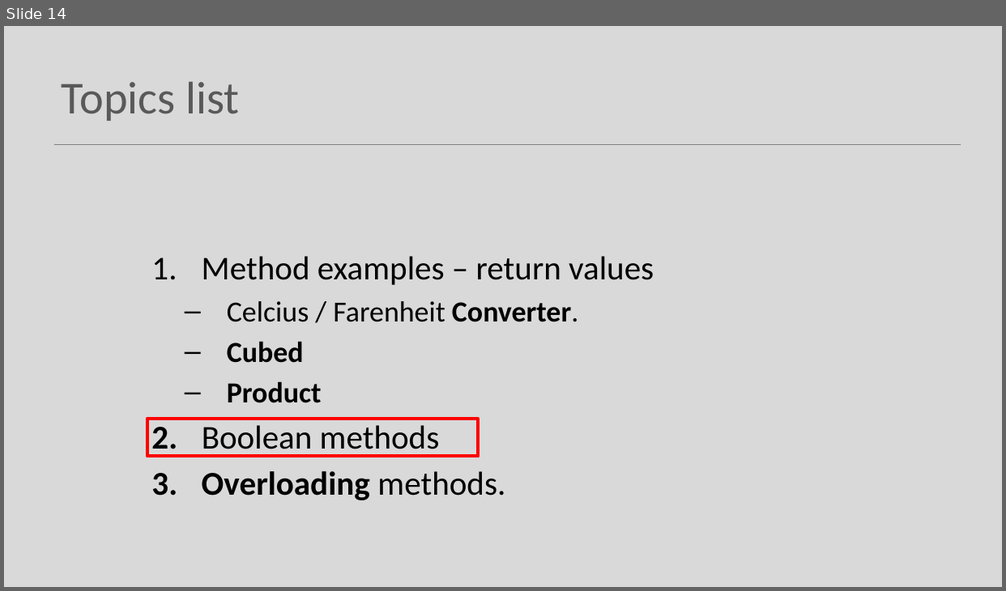
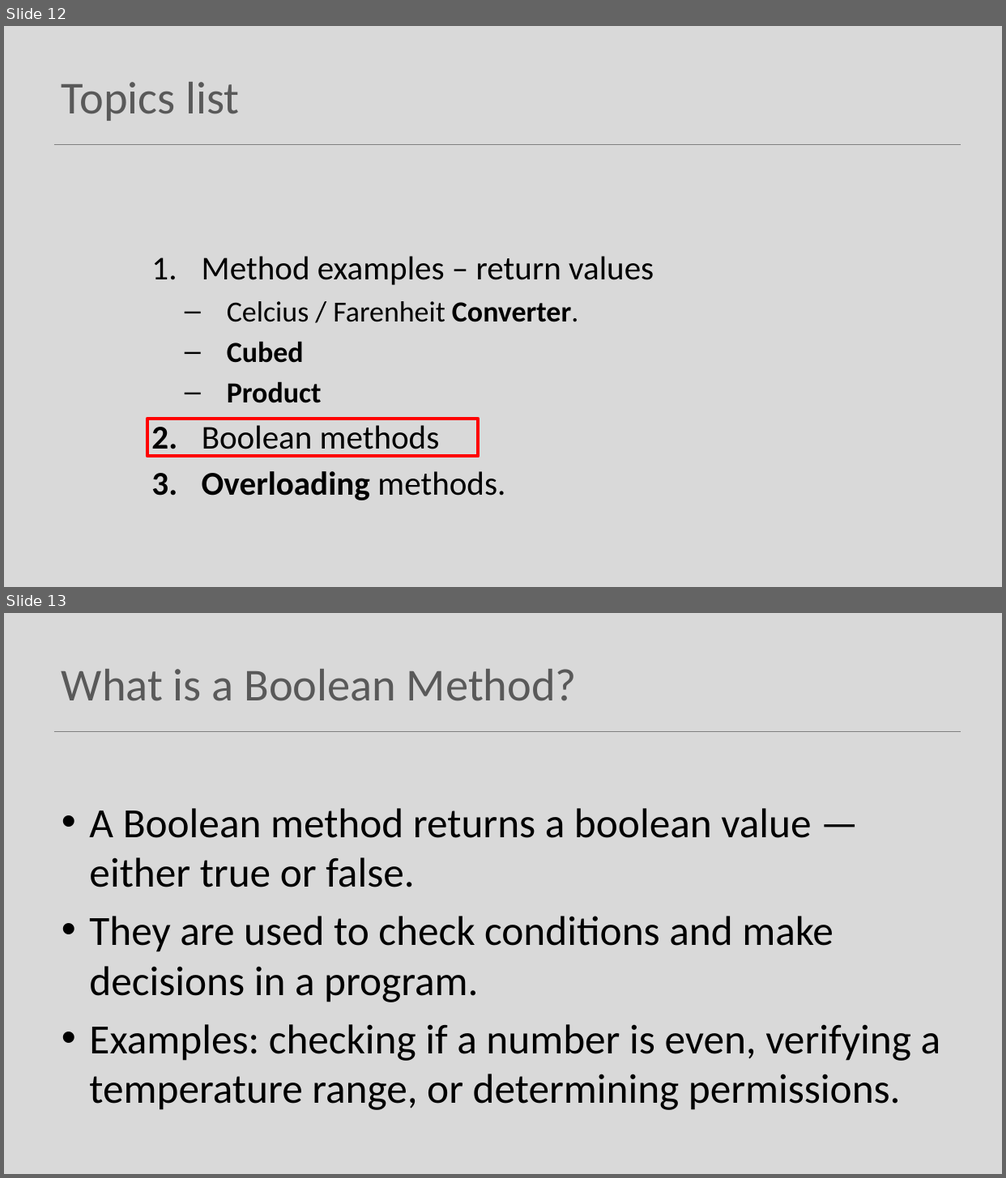
Before and after one commit to Programming-Fundamentals-SETU/prog-fund-1-sept-25, a slide deck: topic07-methods/unit-1/talk-5-more-on-methods/e-more-on-methods.pptx. Shown one above the other, each under a label of ours: slide 14 before the commit, slides 12 and 13 after it. The pictures are 1006x591 and 1006x1178 pixels, drawn with LibreOffice and Linux fonts; fonts in the diff are those of the drawing. Boxes give left, top, right and bottom in pixels: in the first picture for what was removed or moved away, otherwise in the second. Text is boxed around its words. In the diff, an @@ line names an element or a change of style, - is before the commit and + after.

```diff
--- a/topic07-methods/unit-1/talk-5-more-on-methods/e-more-on-methods.pptx
+++ b/topic07-methods/unit-1/talk-5-more-on-methods/e-more-on-methods.pptx
@@ slide 13 added at [4,613,1002,1174], background #D9D9D9; not listed: 1 template element that a slide beside it also shows @@
@@ title added at [62,669,577,701], 44 pt, text #595959 @@
+What is a Boolean Method?
@@ text added at [89,808,941,1110], 40 pt, text #000000 @@
+• A Boolean method returns a boolean value — either true or false.
+• They are used to check conditions and make decisions in a program.
+• Examples: checking if a number is even, verifying a temperature range, or determining permissions.
@@ what was slide 14 is now slide 12 @@
```
Also in this commit, not shown: 12 other slides added, 1 slide removed, 4 other files.
